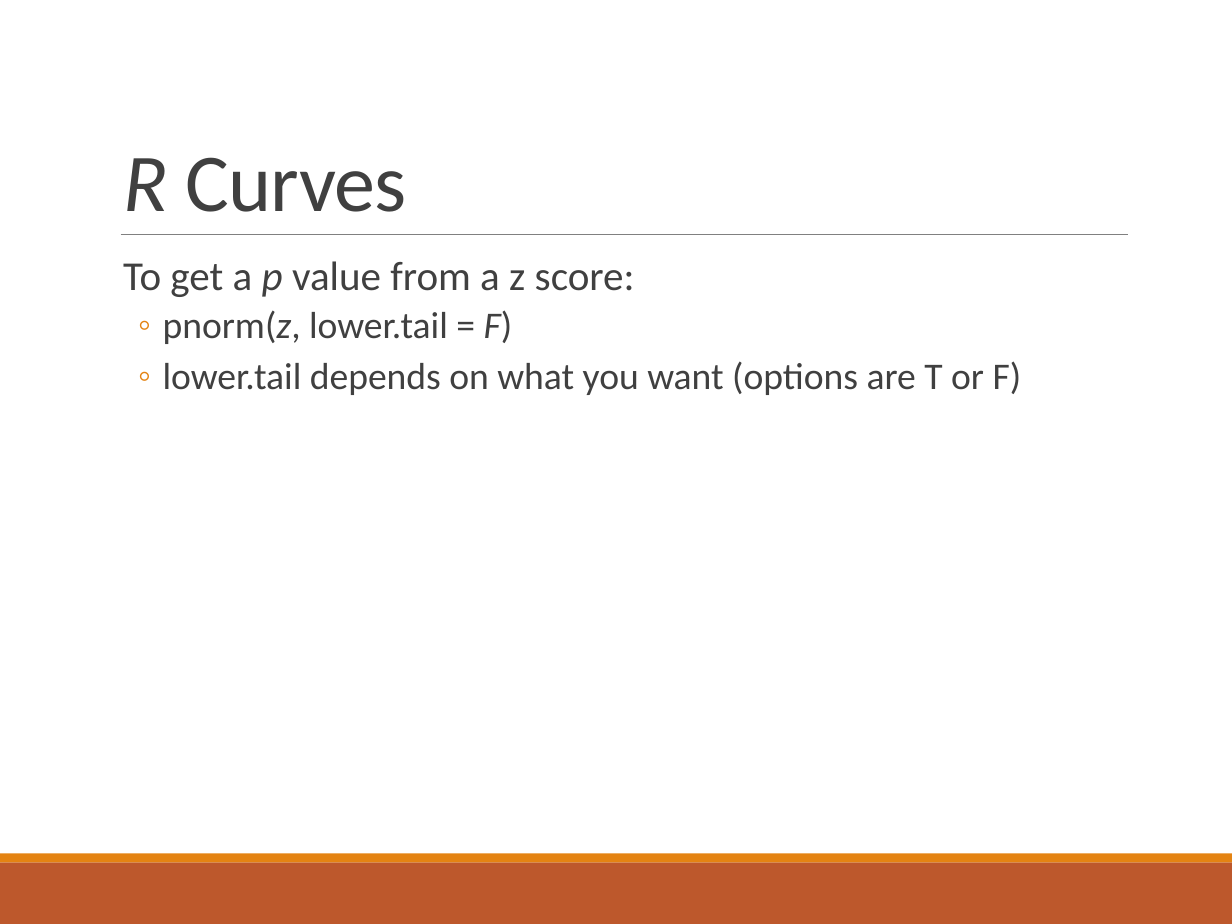
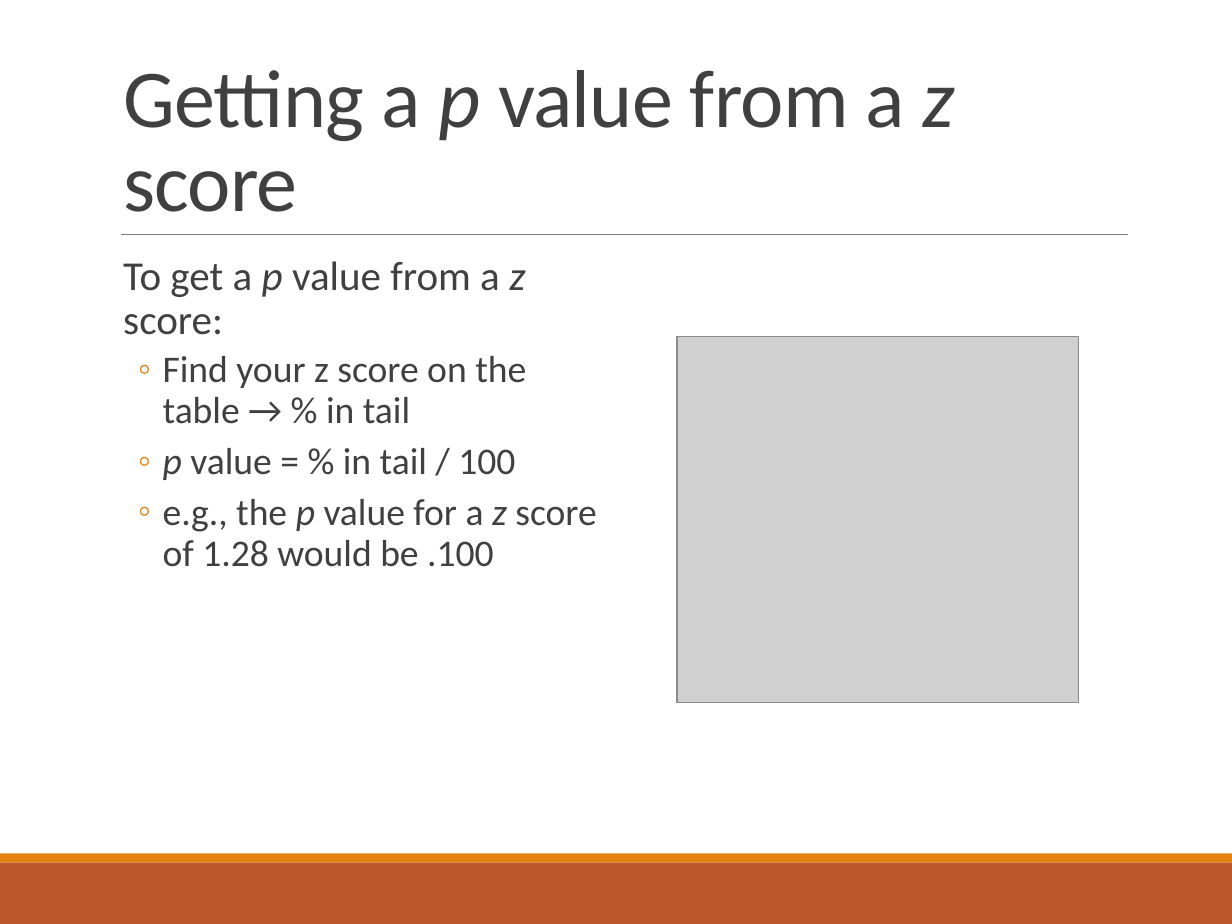
Before and after one commit to doomlab/PSY-200, a slide deck: slide 24 of Fall2018 Lecture Notes/Chapter 6 Lecture.pptx. Drawn at 1232x924 pixels with LibreOffice and Linux fonts; fonts in the diff are those of the drawing; grey boxes stand for pictures. Boxes give left, top, right and bottom in pixels: in the first picture for what was removed or moved away, otherwise in the second. Text is boxed around its words. In the diff, an @@ line names an element or a change of style, - is before the commit and + after.

Commit message:
ch 6

```diff
--- a/Fall2018 Lecture Notes/Chapter 6 Lecture.pptx
+++ b/Fall2018 Lecture Notes/Chapter 6 Lecture.pptx
@@ title at (123, 70, 954, 212): text changed @@
-R Curves
+Getting a p value from a z score
@@ text at (123, 261, 525, 335): italic on in "z" @@
@@ text at (163, 356, 596, 567): text changed @@
-  ◦ pnorm(z, lower.tail = F)
-  ◦ lower.tail depends on what you want (options are T or F)
+  ◦ Find your z score on the table → % in tail
+  ◦ p value = % in tail / 100
+  ◦ e.g., the p value for a z score of 1.28 would be .100
@@ picture added at (676, 336, 1078, 702) @@
```
Also in this commit, not shown: 1 other slide changed, 1 slide added, 1 slide removed.
